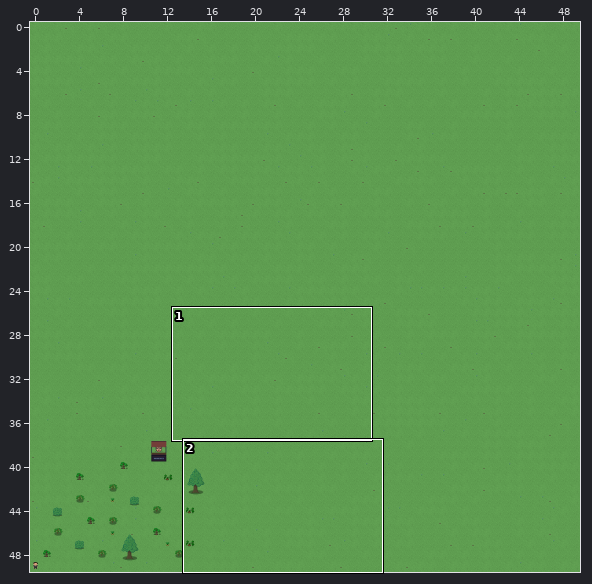
Level history. Tiled map: assets/World/World.tmx. Above: a wide view before the commit, with the close-up outlined.
Close-up. Before the commit:
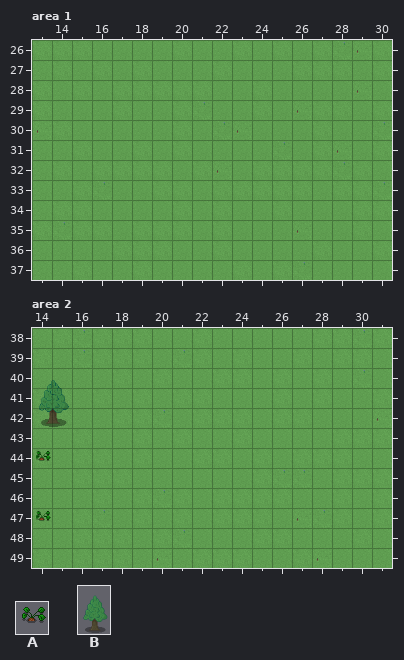
Cells are 32x32 px. Shown: area 1 x 13..30, y 26..37; area 2 x 14..31, y 38..49. The commit also changed other parts of the map, which this record leaves out.
Key: from "potato": A 0 "Static"; from "tree": B 0 "Static".
Objects are placed by their top-left corner, in cells (3,4 is the top-left corner of cell 3,4); size is 1x1 cell unless given.
Layers that did not change in this view are not listed.
Objects on layer "Objects" before, area 2:
B "Static" at 14,40 size 2x3
A "Static" at 14,44
A "Static" at 14,47
Now the later version:
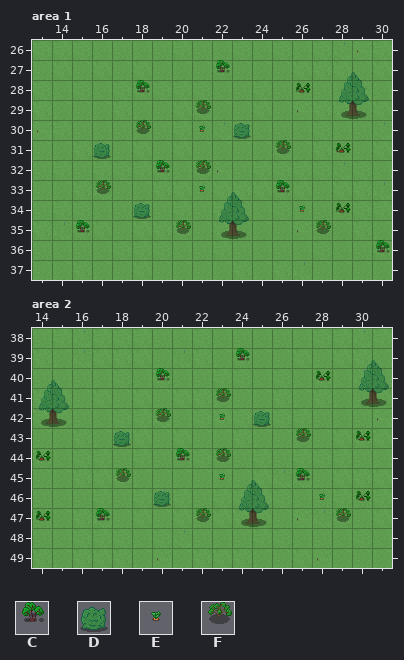
Further tiles: from "beet": C 0 "Static"; from "bush": D 0 "Static"; from "carrot": E 0 "Static"; from "pepper": F 0 "Static".
Edits made:
Layer "Objects", area 1:
A new object: C "Static" at 22,27.
A new object: C "Static" at 18,28.
A new object: A "Static" at 26,28.
A new object: B "Static" at 28,27 size 2x3.
A new object: F "Static" at 21,29.
A new object: D "Static" at 23,30.
A new object: E "Static" at 21,30.
A new object: F "Static" at 18,30.
A new object: D "Static" at 16,31.
A new object: A "Static" at 28,31.
A new object: F "Static" at 25,31.
A new object: C "Static" at 19,32.
A new object: F "Static" at 21,32.
A new object: E "Static" at 21,33.
A new object: C "Static" at 25,33.
A new object: F "Static" at 16,33.
A new object: D "Static" at 18,34.
A new object: E "Static" at 26,34.
A new object: A "Static" at 28,34.
A new object: C "Static" at 15,35.
A new object: B "Static" at 22,33 size 2x3.
A new object: F "Static" at 20,35.
A new object: F "Static" at 27,35.
A new object: C "Static" at 30,36.
Layer "Objects", area 2:
A new object: C "Static" at 24,39.
A new object: C "Static" at 20,40.
A new object: A "Static" at 28,40.
A new object: B "Static" at 30,39 size 2x3.
A new object: F "Static" at 23,41.
A new object: D "Static" at 25,42.
A new object: E "Static" at 23,42.
A new object: F "Static" at 20,42.
A new object: D "Static" at 18,43.
A new object: A "Static" at 30,43.
A new object: F "Static" at 27,43.
A new object: C "Static" at 21,44.
A new object: F "Static" at 23,44.
A new object: E "Static" at 23,45.
A new object: C "Static" at 27,45.
A new object: F "Static" at 18,45.
A new object: D "Static" at 20,46.
A new object: E "Static" at 28,46.
A new object: A "Static" at 30,46.
A new object: C "Static" at 17,47.
A new object: B "Static" at 24,45 size 2x3.
A new object: F "Static" at 22,47.
A new object: F "Static" at 29,47.
